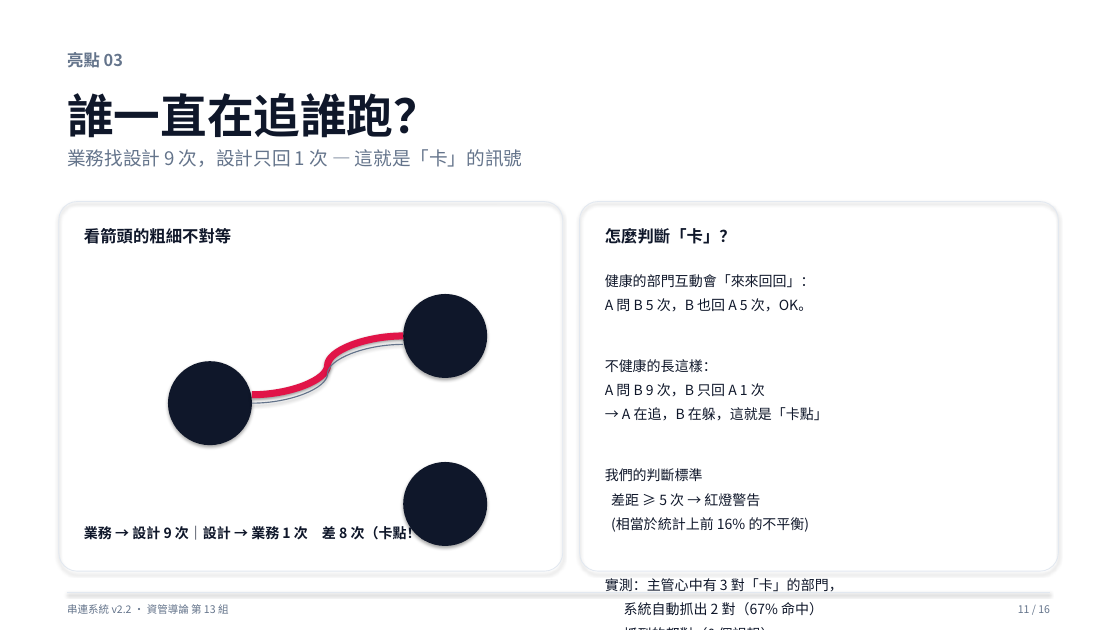
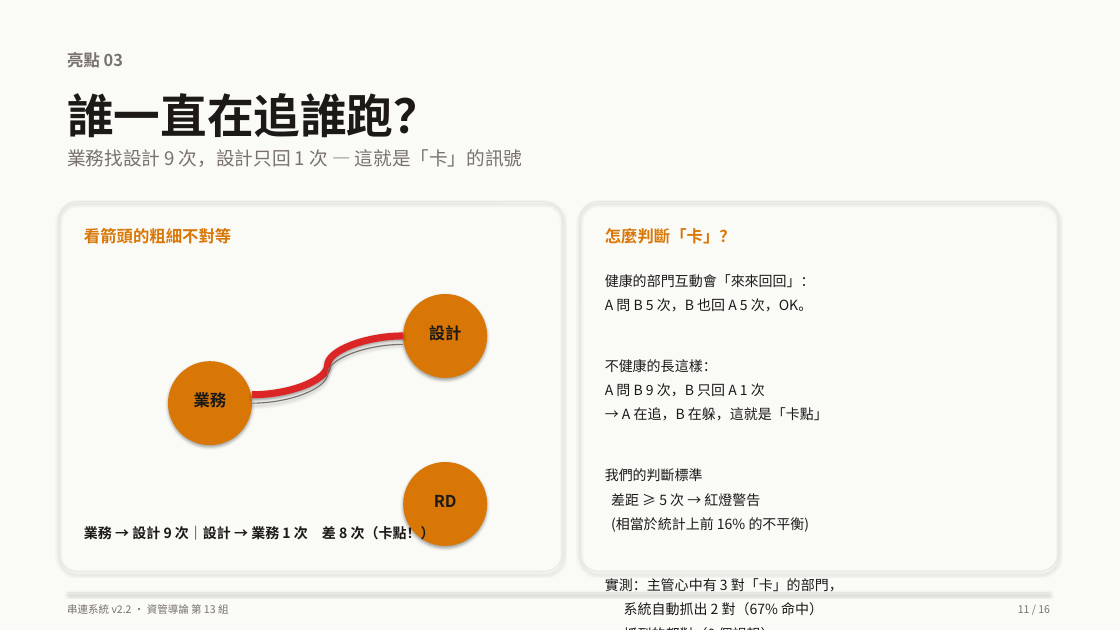
Before and after one commit to Peter2594/chuanlien-system-v2, a slide deck: slide 11 of docs/串連系統_簡報.pptx. Drawn at 1120x630 pixels with LibreOffice and Linux fonts; fonts in the diff are those of the drawing. Boxes give left, top, right and bottom in pixels: in the first picture for what was removed or moved away, otherwise in the second. Text is boxed around its words. In the diff, an @@ line names an element or a change of style, - is before the commit and + after.

```diff
--- a/docs/串連系統_簡報.pptx
+++ b/docs/串連系統_簡報.pptx
@@ rectangle at [0,0,1120,630]: fill #FFFFFF to #FAFAF7 @@
@@ rounded rectangle at [59,202,563,571]: outline #E2E8F0 0.75 pt to #E7E5E0 0.75 pt @@
@@ rounded rectangle at [580,202,1059,571]: outline #E2E8F0 0.75 pt to #E7E5E0 0.75 pt @@
@@ text "看箭頭的粗細不對等" at [84,228,231,244]: text colour #0F172A to #D97706 @@
@@ text "怎麼判斷「卡」？" at [605,228,736,244]: text colour #0F172A to #D97706 @@
@@ text colour #0F172A to #1C1917 in 3 elements at [67,93,440,138], [84,524,435,542], [605,274,843,615] @@
@@ text added at [429,325,462,341], 14 pt, text #1C1917, bold @@
+設計
@@ curved line (252, 395) - (403, 336): stroke #E11448 6 pt to #DC2626 6 pt @@
@@ curved line (403, 344) - (252, 403): stroke #64748B 1 pt to #78716C 1 pt @@
@@ text added at [194,392,227,408], 14 pt, text #1C1917, bold @@
+業務
@@ fill #0F172A to #D97706 in 3 elements at [168,361,252,445], [403,294,487,378], [403,462,487,546] @@
@@ text added at [434,495,457,507], 14 pt, text #1C1917, bold @@
+RD
@@ rectangle at [67,592,1050,593]: fill #E2E8F0 to #E7E5E0 @@
@@ text colour #64748B to #78716C in 4 elements at [67,52,123,67], [67,149,522,167], [67,604,229,614], [1018,605,1050,613] @@
```
Also in this commit, not shown: 15 other slides changed, 1 other file.
